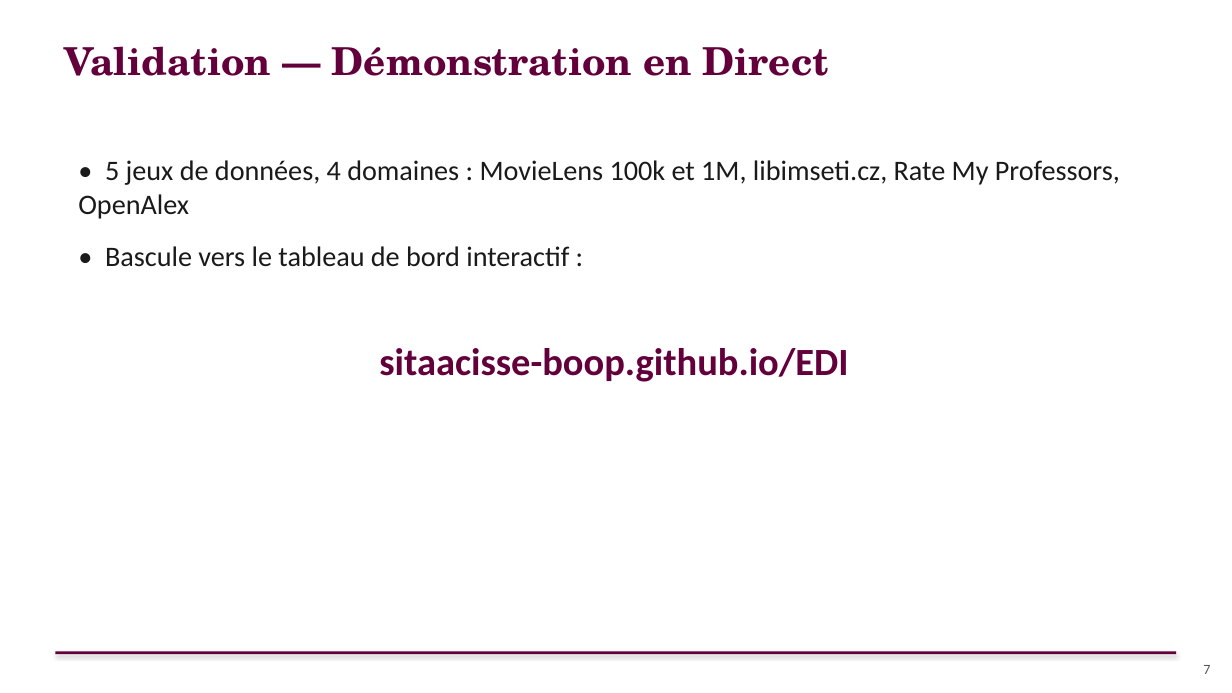
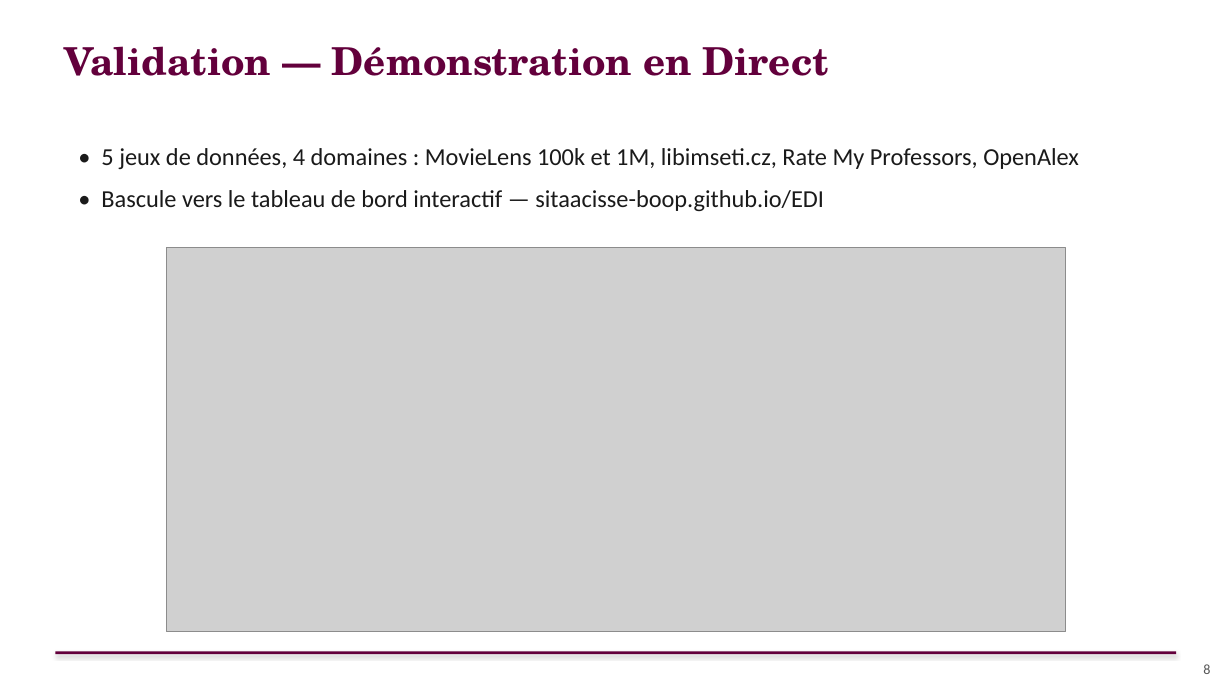
Before and after one commit to sitaacisse-boop/EDI, a slide deck: slide 8 of presentation/AURORA_Soutenance_FR.pptx (slide 7 before the commit). Drawn at 1232x693 pixels with LibreOffice and Linux fonts; fonts in the diff are those of the drawing; grey boxes stand for pictures. Boxes give left, top, right and bottom in pixels: in the first picture for what was removed or moved away, otherwise in the second. Text is boxed around its words. In the diff, an @@ line names an element or a change of style, - is before the commit and + after.

Commit message:
Ajoute une slide jeux de données, retire les 2 slides redondantes avec la démo live
- Slide "Validation — Démonstration en Direct" enrichie avec le graphique
  de comparaison des 4 corpus (capture du site) — comblait un vrai trou,
  les datasets n'étaient présentés qu'en texte avant.
- Retire les slides "Résultats — vue d'ensemble" et "Pareto" ajoutées au
  commit précédent : elles font doublon avec ce qui sera montré en direct
  sur le tableau de bord pendant les 15 minutes de soutenance, où chaque
  minute compte. Garde la slide graphe G/G' (valeur propre, pas montrée
  forcément pendant la démo).
- Net : 12 → 13 slides (contre 15 précédemment).

```diff
--- a/presentation/AURORA_Soutenance_FR.pptx
+++ b/presentation/AURORA_Soutenance_FR.pptx
@@ text "• 5 jeux de données, ...": place and size @@
-text "• 5 jeux de données, ..." at (78,160,1120,267)
+text "• 5 jeux de données, ..." at (101,148,1079,211)
@@ text at (101,148,1079,169): size 22 to 19 pt in "• 5 jeux de données, 4 domaines ..."; less space between paragraphs @@
@@ text at (101,190,824,211): text changed; size 22 to 19 pt @@
-• Bascule vers le tableau de bord interactif :
+• Bascule vers le tableau de bord interactif — sitaacisse-boop.github.io/EDI
@@ picture added at (166,248,1067,632) @@
@@ text removed at (379,348,848,382) @@
-sitaacisse-boop.github.io/EDI
@@ text at (1203,664,1210,674): text changed @@
-7
+8
```
Also in this commit, not shown: 5 other slides changed, 1 slide added.
